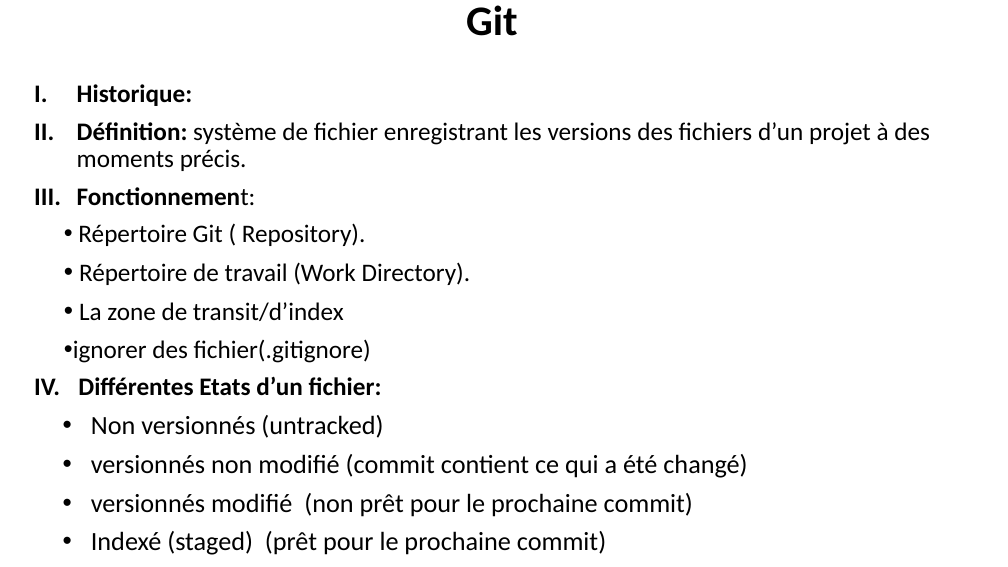
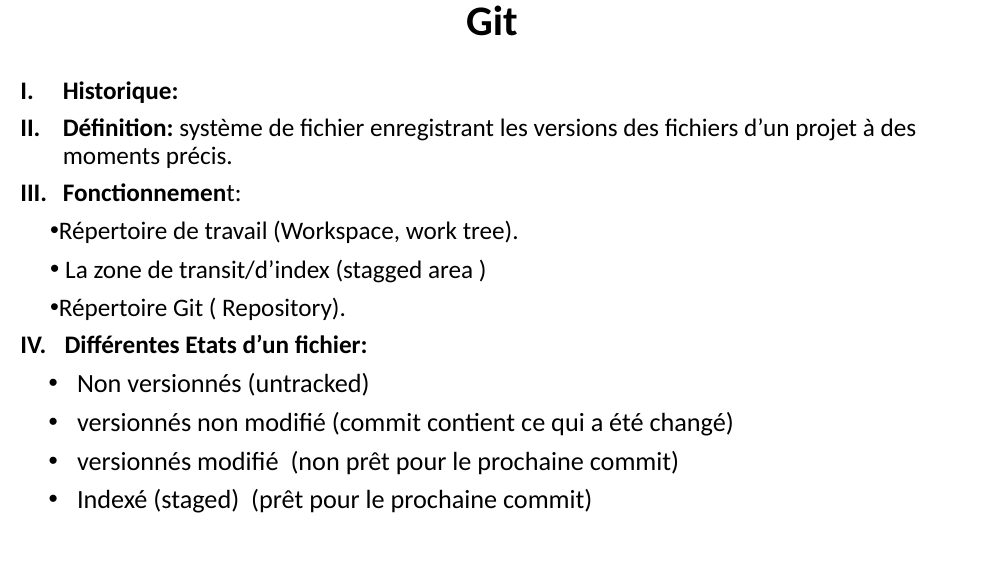
Before and after one commit to belakebiboussad/form, a slide deck: slide 3 of Formation Git.pptx. Drawn at 1008x567 pixels with LibreOffice and Linux fonts; fonts in the diff are those of the drawing. Boxes give left, top, right and bottom in pixels: in the first picture for what was removed or moved away, otherwise in the second. Text is boxed around its words. In the diff, an @@ line names an element or a change of style, - is before the commit and + after.

```diff
--- a/Formation Git.pptx
+++ b/Formation Git.pptx
@@ subtitle "Historique:" moved from (x1=73, y1=84, x2=930, y2=555) to (x1=59, y1=81, x2=917, y2=513) @@
@@ subtitle at (x1=59, y1=220, x2=519, y2=283): paragraphs added @@
+• Répertoire de travail (Workspace, work tree).
+• La zone de transit/d’index (stagged area )
@@ subtitle at (x1=73, y1=262, x2=471, y2=363): paragraphs removed @@
-• Répertoire de travail (Work Directory).
-• La zone de transit/d’index
-• ignorer des fichier(.gitignore)
```
Also in this commit, not shown: 8 other slides changed, 1 slide added, 1 slide removed, 7 other files.
